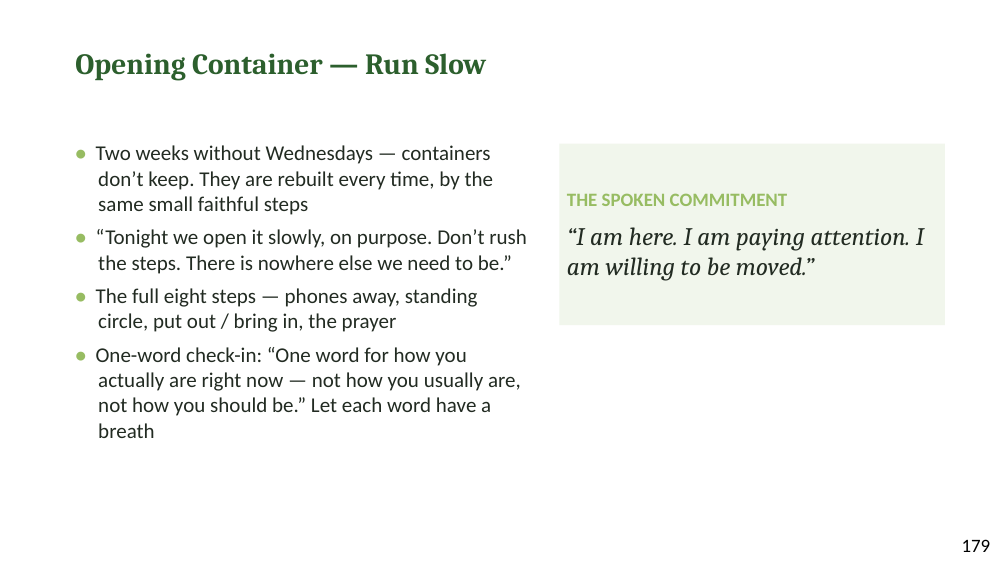
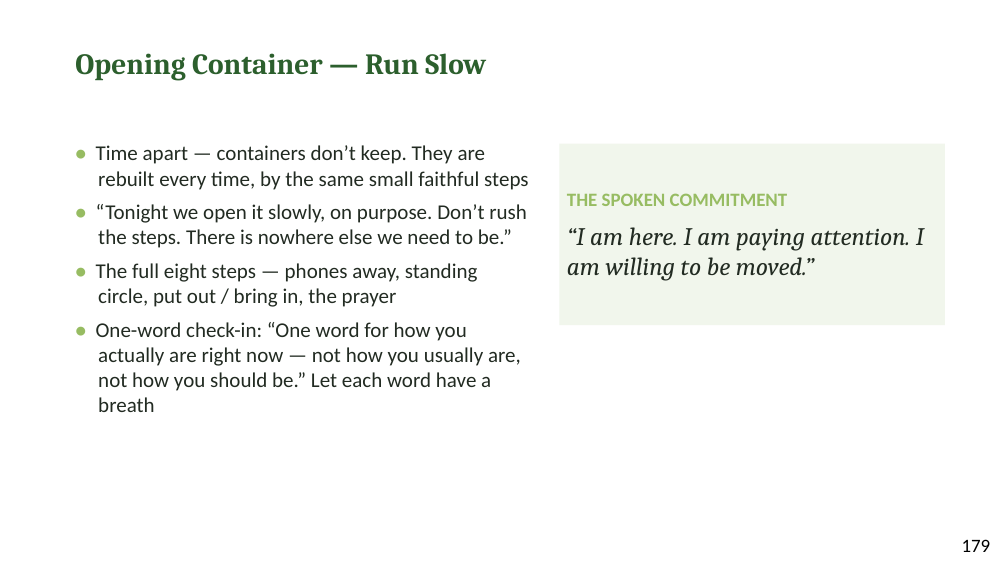
Before and after one commit to jgtittle-ministries/fellowship-of-the-heart-pilot-at-cca-dev, a slide deck: slide 5 of _implementation-notes/evening-series/FotH Evening Session 12 Slides DRAFT v1.pptx. Drawn at 1008x567 pixels with LibreOffice and Linux fonts; fonts in the diff are those of the drawing. Boxes give left, top, right and bottom in pixels: in the first picture for what was removed or moved away, otherwise in the second. Text is boxed around its words. In the diff, an @@ line names an element or a change of style, - is before the commit and + after.

```diff
--- a/_implementation-notes/evening-series/FotH Evening Session 12 Slides DRAFT v1.pptx
+++ b/_implementation-notes/evening-series/FotH Evening Session 12 Slides DRAFT v1.pptx
@@ text at <box>96,145,528,190</box>: text changed @@
-• Two weeks without Wednesdays — containers don’t keep. They are rebuilt every time, by the same small faithful steps
+• Time apart — containers don’t keep. They are rebuilt every time, by the same small faithful steps
```
Also in this commit, not shown: 34 other files.
